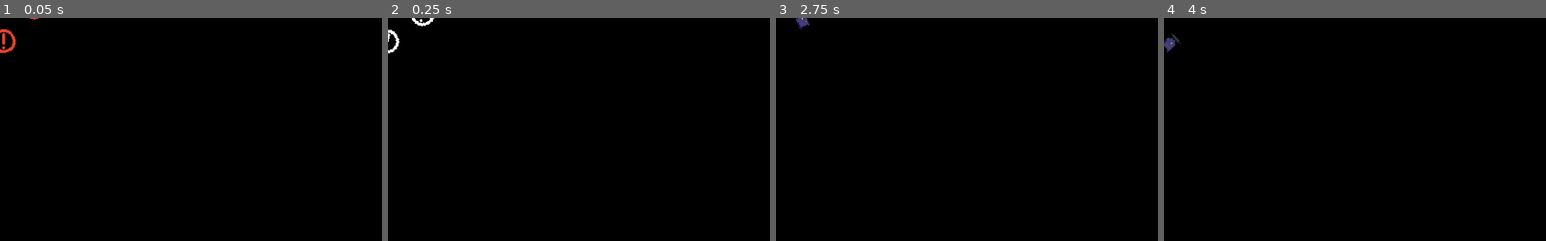
Above: before the commit, frames 1-4 (left to right).
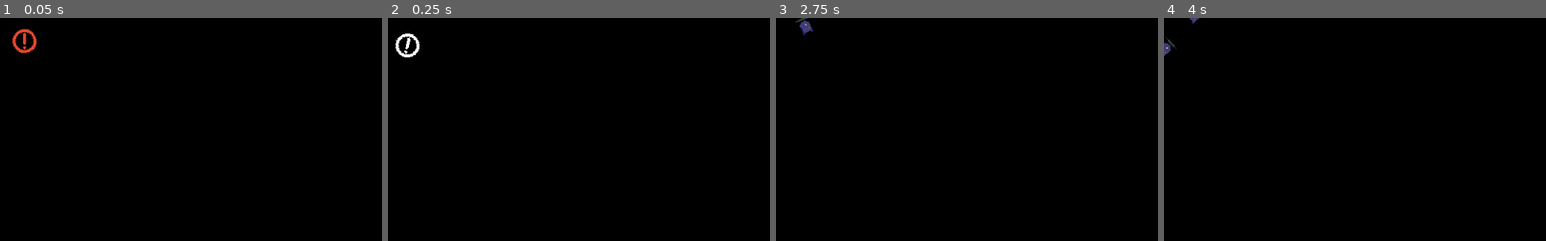
Above: after the commit, the same moments.

Repository: mcerdeira/curse-of-the-rogue
Game: Godot game, scene res://scenes/EnemyGroup.tscn
The game is run twice, just before and just after one commit, with the same random seed, the same clock (stepped at 60 frames per second) and the same inputs. This scene is started directly instead of the project's main scene.
Inputs (mouse positions are % of the whole screen's width and height, from its top left):
- Up to frame 1 (0.05 s): no input
- Up to frame 2 (0.25 s): no input
- Up to frame 3 (2.75 s): move the mouse to (72, 45) at 0.52 s; press the mouse at (72, 45) at 0.53 s; hold D (right) 0.53-1.28 s; move the mouse to (30, 55) at 1.27 s; release the mouse at (30, 55) at 1.28 s; hold S (down) 1.28-2.03 s; right-click (30, 55) at 1.35 s; move the mouse to (60, 28) at 2.02 s; press the mouse at (60, 28) at 2.03 s; hold D (right) from 2.03 s (still down)
- Up to frame 4 (4 s): move the mouse to (45, 70) at 2.77 s; release D (right) at 2.78 s; release the mouse at (45, 70) at 2.78 s; hold W (up) 2.78-3.53 s; right-click (45, 70) at 2.85 s; move the mouse to (80, 65) at 3.52 s; press the mouse at (80, 65) at 3.53 s; hold A (left) from 3.53 s (still down)
The pictures show only the part of the screen within x 0-50%, y 0-50%; the shares and areas given below are measured in that part.

The runs differ from the first frame. In frame 1, 0.5% of the frame differs, in the area x 0-10%, y 0-16%; in frame 2, 0.6%, in the area x 0-13%, y 0-18%; in frame 3, 0.2%; in frame 4, 0.2%.
Error in both runs: Invalid get index '0' (on base: 'Array'). (res://scenes/EnemyGroup.gd:14)

Commit message:
Spikes, mostly

Diff:
--- a/src/scenes/Enemy.tscn
+++ b/src/scenes/Enemy.tscn
@@ -14,6 +14,9 @@
 [ext_resource path="res://sprites/bat_spr_0.png" type="Texture" id=12]
 [ext_resource path="res://sprites/bat_spr_1.png" type="Texture" id=13]
 [ext_resource path="res://sprites/bat_spr_2.png" type="Texture" id=14]
+[ext_resource path="res://sprites/dead_fire_spr_0.png" type="Texture" id=15]
+[ext_resource path="res://sprites/dead_fire_spr_1.png" type="Texture" id=16]
+[ext_resource path="res://sprites/dead_fire_spr_2.png" type="Texture" id=17]
 
 [sub_resource type="RectangleShape2D" id=1]
 
@@ -40,6 +43,11 @@
 "frames": [ ExtResource( 13 ), ExtResource( 12 ), ExtResource( 14 ) ],
 "loop": true,
 "name": "bat",
+"speed": 5.0
+}, {
+"frames": [ ExtResource( 15 ), ExtResource( 16 ), ExtResource( 17 ) ],
+"loop": true,
+"name": "dead_fire",
 "speed": 5.0
 }, {
 "frames": [ ExtResource( 2 ), ExtResource( 3 ), ExtResource( 4 ) ],
@@ -78,8 +86,7 @@
 
 [node name="sprite" type="AnimatedSprite" parent="."]
 frames = SubResource( 2 )
-animation = "scorpion"
-frame = 2
+animation = "sign"
 playing = true
 
 [node name="collider2" type="CollisionShape2D" parent="."]
--- a/src/scenes/EnemyGroup.tscn
+++ b/src/scenes/EnemyGroup.tscn
@@ -7,13 +7,17 @@
 script = ExtResource( 2 )
 
 [node name="Enemy2" parent="." instance=ExtResource( 1 )]
-position = Vector2( -31, -16 )
+position = Vector2( -32, -25 )
+enemy_type = "bat"
+
+[node name="Enemy4" parent="." instance=ExtResource( 1 )]
+position = Vector2( 33, -31 )
 enemy_type = "bat"
 
 [node name="Enemy3" parent="." instance=ExtResource( 1 )]
-position = Vector2( 44, -16 )
+position = Vector2( -25, 34 )
 enemy_type = "bat"
 
 [node name="Enemy" parent="." instance=ExtResource( 1 )]
-position = Vector2( 6, 31 )
+position = Vector2( 34, 30 )
 enemy_type = "bat"
--- a/src/scenes/Gem.gd
+++ b/src/scenes/Gem.gd
@@ -6,10 +6,14 @@
 var speed = 150
 var go_back_ttl = 0.1
 var absorved = false
+var type = "gem"
 
 func _ready():
 	add_to_group("collectables")
 	player = get_tree().get_nodes_in_group("players")[0]
+
+func _init_sprite():
+	$sprite.animation = type
 
 func _physics_process(delta):
 	if taken:
@@ -38,7 +42,10 @@
 	if !taken:
 		if body.is_in_group("players"):
 			taken = true
-			body.add_gem(gem_count)
+			if type == "gem":
+				body.add_gem(gem_count)
+			else:
+				body.add_key(gem_count)
 
 func _destroy():
 	emit()
--- a/src/scenes/Gem.tscn
+++ b/src/scenes/Gem.tscn
@@ -10,7 +10,12 @@
 animations = [ {
 "frames": [ ExtResource( 1 ), ExtResource( 2 ), ExtResource( 3 ) ],
 "loop": true,
-"name": "default",
+"name": "gem",
+"speed": 5.0
+}, {
+"frames": [  ],
+"loop": true,
+"name": "key",
 "speed": 5.0
 } ]
 
@@ -27,7 +32,7 @@
 
 [node name="sprite" type="AnimatedSprite" parent="."]
 frames = SubResource( 2 )
-frame = 2
+animation = "gem"
 playing = true
 
 [node name="collider" type="CollisionShape2D" parent="."]
--- a/src/scenes/ItemPedestal.gd
+++ b/src/scenes/ItemPedestal.gd
@@ -10,7 +10,7 @@
 onready var default_pos = $item.get_position()
 
 func _ready():
-	if Global.FLOOR_TYPE != Global.floor_types.shop and Global.FLOOR_TYPE != Global.floor_types.supershop:
+	if Global.FLOOR_TYPE != Global.floor_types.altar and Global.FLOOR_TYPE != Global.floor_types.shop and Global.FLOOR_TYPE != Global.floor_types.supershop:
 		queue_free()
 
 	var item = choose_item()
--- a/src/scenes/Main.tscn
+++ b/src/scenes/Main.tscn
@@ -24,6 +24,8 @@
 [ext_resource path="res://scenes/ItemPedestal.tscn" type="PackedScene" id=22]
 [ext_resource path="res://sprites/suit_hearts4.png" type="Texture" id=23]
 [ext_resource path="res://sprites/suit_hearts5.png" type="Texture" id=24]
+[ext_resource path="res://scenes/Spikes.tscn" type="PackedScene" id=25]
+[ext_resource path="res://scenes/SpikeGroup.gd" type="Script" id=26]
 
 [sub_resource type="DynamicFont" id=1]
 size = 8
@@ -53,6 +55,39 @@
 [node name="Main" type="Node2D"]
 script = ExtResource( 21 )
 
+[node name="SpikeGroup" type="Node2D" parent="."]
+script = ExtResource( 26 )
+
+[node name="Spikes" parent="SpikeGroup" instance=ExtResource( 25 )]
+position = Vector2( 192, 128 )
+
+[node name="Spikes2" parent="SpikeGroup" instance=ExtResource( 25 )]
+position = Vector2( 192, 320 )
+
+[node name="Spikes3" parent="SpikeGroup" instance=ExtResource( 25 )]
+position = Vector2( 880, 328 )
+
+[node name="Spikes4" parent="SpikeGroup" instance=ExtResource( 25 )]
+position = Vector2( 880, 128 )
+
+[node name="Spikes5" parent="SpikeGroup" instance=ExtResource( 25 )]
+position = Vector2( 880, 496 )
+
+[node name="Spikes6" parent="SpikeGroup" instance=ExtResource( 25 )]
+position = Vector2( 624, 504 )
+
+[node name="Spikes7" parent="SpikeGroup" instance=ExtResource( 25 )]
+position = Vector2( 424, 504 )
+
+[node name="Spikes8" parent="SpikeGroup" instance=ExtResource( 25 )]
+position = Vector2( 192, 504 )
+
+[node name="Spikes9" parent="SpikeGroup" instance=ExtResource( 25 )]
+position = Vector2( 416, 128 )
+
+[node name="Spikes10" parent="SpikeGroup" instance=ExtResource( 25 )]
+position = Vector2( 616, 128 )
+
 [node name="CanvasLayer" type="CanvasLayer" parent="."]
 
 [node name="HUD" type="Node2D" parent="CanvasLayer"]
@@ -172,13 +207,11 @@
 centered = false
 
 [node name="BigHead" parent="." instance=ExtResource( 18 )]
-frame = 1
 
 [node name="BigHead2" parent="." instance=ExtResource( 18 )]
 position = Vector2( 78, 80 )
 rotation = 3.14159
 scale = Vector2( 1, -1 )
-frame = 1
 
 [node name="ItemPedestal" parent="." instance=ExtResource( 22 )]
 position = Vector2( 405, 278 )
--- a/src/scenes/Player.gd
+++ b/src/scenes/Player.gd
@@ -23,8 +23,11 @@
 func add_gem(count):
 	Global.gems += count
 
+func add_key(count):
+	Global.keys += count
+
 func add_heart(count):
-	for i in range(Global.health):
+	for i in range(Global.health.size()):
 		if Global.health[i] == 0 and count > 0:
 			Global.health[i] = 1
 			count -= 1
--- /dev/null
+++ b/src/scenes/SpikeGroup.gd
@@ -0,0 +1,26 @@
+extends Node2D
+
+func _ready():
+	if Global.FLOOR_TYPE != Global.floor_types.normal:# or !Global.pick_random([false, false, true]):
+		destroy_all()
+	else:
+		leave_some()
+
+func leave_some():
+	var count = Global.CURRENT_FLOOR + Global.pick_random([0, 1])
+	var c = 0
+
+	var spikes = get_children()
+	spikes.shuffle()
+	for s in spikes:
+		if c < count:
+			c += 1
+			if Global.pick_random([0, 1, 1]) == 0:
+				s.queue_free()
+		else:
+			s.queue_free()
+
+func destroy_all():
+	var spikes = get_children()
+	for s in spikes:
+		s.queue_free()
--- /dev/null
+++ b/src/scenes/Spikes.gd
@@ -0,0 +1,22 @@
+extends Area2D
+var player_in = false
+var player = null
+var dmg = 1
+
+func _ready():
+	z_index = VisualServer.CANVAS_ITEM_Z_MIN
+
+func _physics_process(delta):
+	if player_in:
+		if $sprite.frame == 1:
+			player.hit(dmg)
+
+func _on_Spikes_body_entered(body):
+	if body.is_in_group("players"):
+		player_in = true
+		player = body
+
+func _on_Spikes_body_exited(body):
+	if body.is_in_group("players"):
+		player_in = false
+		player = null
--- /dev/null
+++ b/src/scenes/Spikes.tscn
@@ -0,0 +1,31 @@
+[gd_scene load_steps=6 format=2]
+
+[ext_resource path="res://sprites/spikes1.png" type="Texture" id=1]
+[ext_resource path="res://sprites/spikes2.png" type="Texture" id=2]
+[ext_resource path="res://scenes/Spikes.gd" type="Script" id=3]
+
+[sub_resource type="RectangleShape2D" id=1]
+extents = Vector2( 32, 16 )
+
+[sub_resource type="SpriteFrames" id=2]
+animations = [ {
+"frames": [ ExtResource( 1 ), ExtResource( 2 ) ],
+"loop": true,
+"name": "default",
+"speed": 5.0
+} ]
+
+[node name="Spikes" type="Area2D"]
+script = ExtResource( 3 )
+
+[node name="collider" type="CollisionShape2D" parent="."]
+shape = SubResource( 1 )
+
+[node name="sprite" type="AnimatedSprite" parent="."]
+frames = SubResource( 2 )
+frame = 1
+speed_scale = 0.1
+playing = true
+
+[connection signal="body_entered" from="." to="." method="_on_Spikes_body_entered"]
+[connection signal="body_exited" from="." to="." method="_on_Spikes_body_exited"]
--- a/src/scripts/Global.gd
+++ b/src/scripts/Global.gd
@@ -10,7 +10,7 @@
 var poisoned_color = Color8(100, 196, 27)
 var infected_color = Color8(203, 54, 220)
 var FLOOR_TYPE = ""
-var FLOOR_WAVES = [-1, 1, 2, 3, 3, 4, 4, 5]
+var FLOOR_WAVES = [-1, 1, 1, 3, 3, 4, 4, 5]
 var FLOOR_REWARD = [-1, 10, 10, 20, 20, 30, 30, 50]
 var FLOOR_ENEMIES = [
 	-1,
@@ -56,6 +56,13 @@
 }
 
 var PREMIUM_ITEMS = {
+	"key": {
+		"name": "key",
+		"description": "Key",
+		"long_description": "",
+		"price": 150,
+		"type": "consumable"
+	},
 	"wolfe_bite": {
 		"name": "wolfe_bite",
 		"description": "Wolf Bite",
Not shown: 1 places in src/scenes/Enemy.tscn that only renumber resources
Not shown: 1 places in src/scenes/Main.tscn that only renumber resources
Binary file added: src/sprites/dead_fire_spr_0.png
Not shown, added: src/sprites/dead_fire_spr_0.png.import
Binary file added: src/sprites/dead_fire_spr_1.png
Not shown, added: src/sprites/dead_fire_spr_1.png.import
Binary file added: src/sprites/dead_fire_spr_2.png
Not shown, added: src/sprites/dead_fire_spr_2.png.import
Binary file added: src/sprites/spikes1.png
Not shown, added: src/sprites/spikes1.png.import
Binary file added: src/sprites/spikes2.png
Not shown, added: src/sprites/spikes2.png.import
